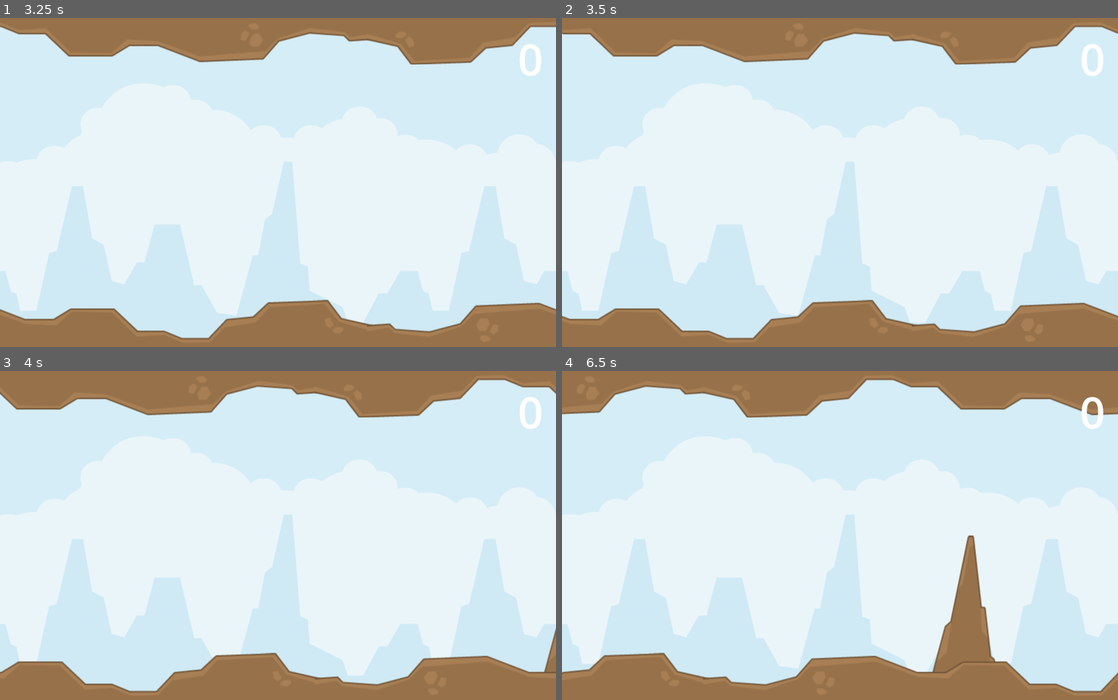
Above: before the commit, frames 1-4 (two rows, left to right).
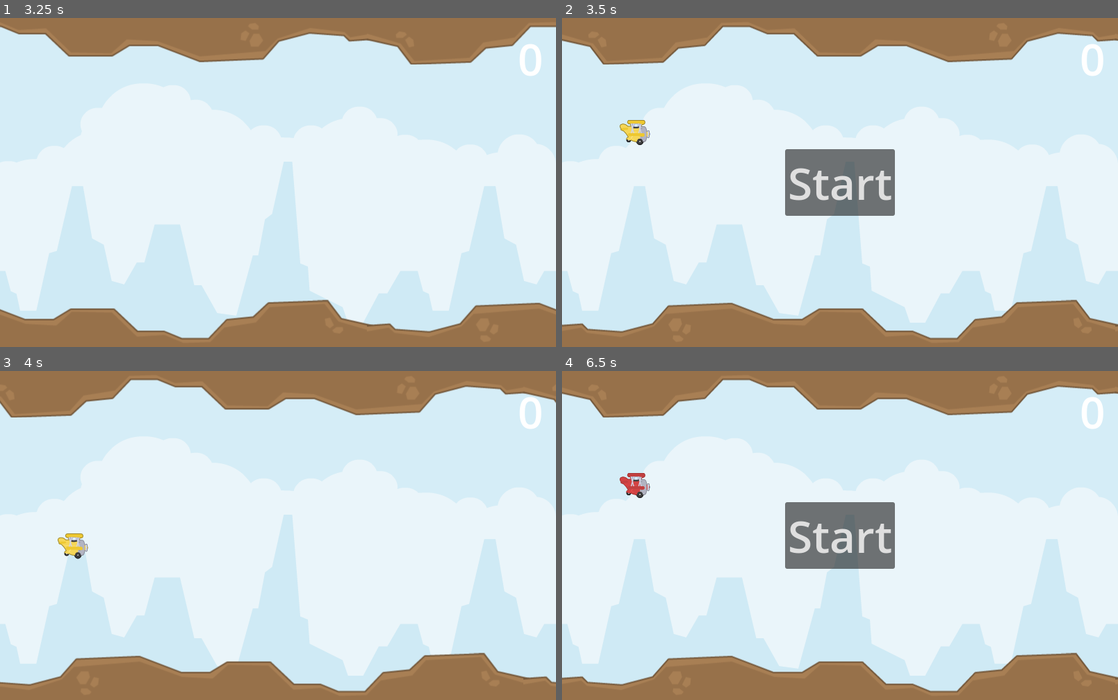
Above: after the commit, the same moments.

Repository: SnabbKneht/Tappy-Plane
Game: Godot game, scene res://scenes/main.tscn
Same seed, same stepped clock (60 frames per second), same inputs: the game is played once before the commit and once after it.
Inputs (mouse positions are in pixels of both pictures, inside the frame that each line leads up to):
- Up to frame 1 (3.25 s): click "Start" at 0.5 s; move the mouse to (400, 166) at 1.27 s; click (400, 166) at 1.35 s; move the mouse to (166, 198) at 2.02 s; click (166, 198) at 2.1 s; move the mouse to (333, 110) at 2.77 s; click (333, 110) at 2.85 s
- Up to frame 2 (3.5 s): no input
- Up to frame 3 (4 s): click (278, 535) at 3.5 s, where only the run after the commit has a clickable "Start"
- Up to frame 4 (6.5 s): move the mouse to (812, 601) at 4.27 s; click (812, 601) at 4.35 s; move the mouse to (1006, 584) at 5.02 s; click (1006, 584) at 5.1 s; move the mouse to (673, 486) at 5.77 s; click (673, 486) at 5.85 s

Frame 1 is identical in both runs. In frame 2, 12% of the frame differs, in the area x 0-100%, y 2-98%; in frame 3, 8.4%; in frame 4, 17%.

Commit message:
Add auto-restart

Diff:
--- a/project.godot
+++ b/project.godot
@@ -19,6 +19,7 @@
 
 window/size/viewport_width=800
 window/size/viewport_height=480
+window/size/mode=4
 window/stretch/mode="canvas_items"
 
 [input]
--- a/scripts/main.gd
+++ b/scripts/main.gd
@@ -15,7 +15,8 @@
 
 
 func _on_plane_crashed(_position):
-	print('Game over.')
+	await get_tree().create_timer(2.0).timeout
+	get_tree().reload_current_scene()
 
 
 func _on_rock_passed():
Not shown, added: export_presets.cfg
